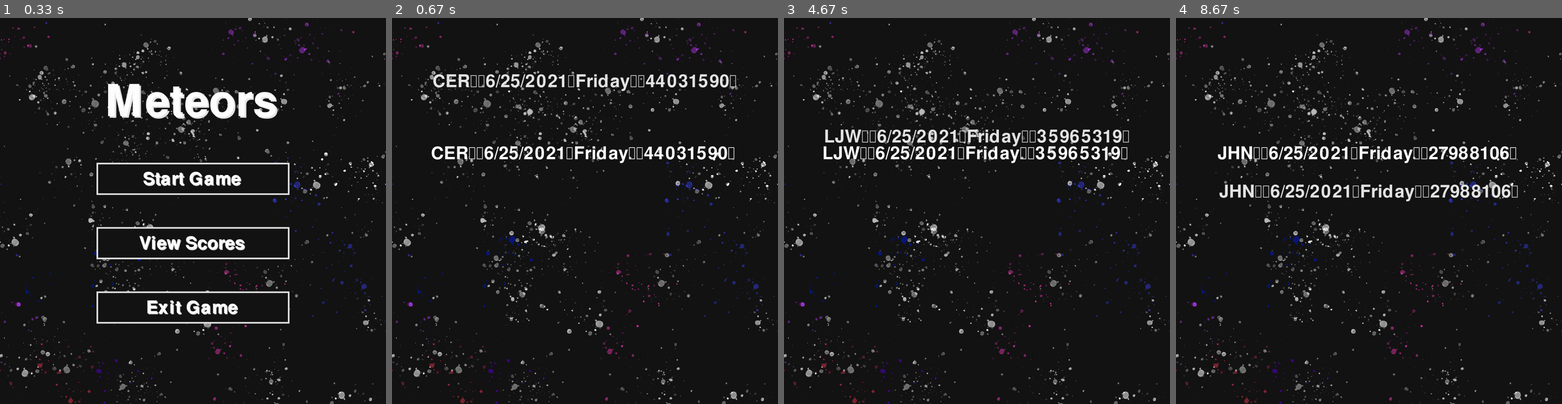
Above: before the commit, frames 1-4 (left to right).
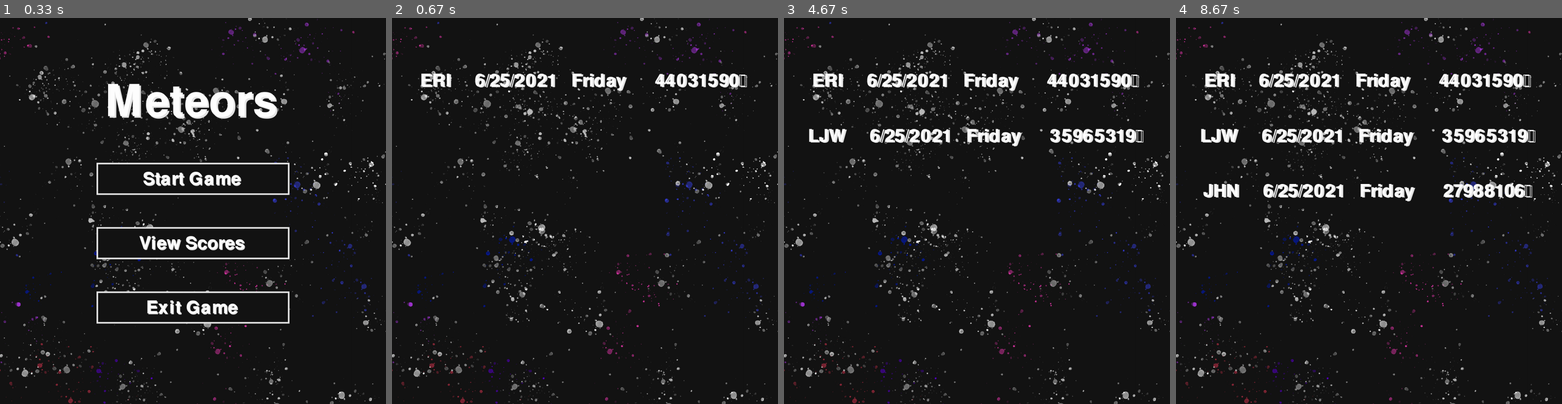
Above: after the commit, the same moments.

Repository: Lucas-117/GameDesign2021
Game: pygame game, started from Meteors.py
The game is run twice, just before and just after one commit, with the same random seed, the same clock (stepped at 60 frames per second) and the same inputs.
Inputs:
- Up to frame 1 (0.33 s): no input
- Up to frame 2 (0.67 s): click "View Scores" at 0.38 s
- Up to frame 3 (4.67 s): no input
- Up to frame 4 (8.67 s): no input

Frame 1 is identical in both runs. In frame 2, 3.2% of the frame differs, in the area x 7-92%, y 14-38%; in frame 3, 5.0%; in frame 4, 6.7%, in the area x 6-94%, y 14-48%.

Commit message:
fixed the scoreboard

Diff:
--- a/Meteor Scoreboard.txt
+++ b/Meteor Scoreboard.txt
@@ -1,5 +1,5 @@
-CER		6/25/2021	Friday		44031590
-LJW		6/25/2021	Friday		35965319
-JHN		6/25/2021	Friday		27988106
-ARA		6/25/2021	Friday		17590768
-TRN     6/25/2021	Friday		7590768
+ERI     6/25/2021   Friday      44031590
+LJW     6/25/2021   Friday      35965319
+JHN     6/25/2021   Friday      27988106
+ARA     6/25/2021   Friday      17590768
+TRN     6/25/2021   Friday      7590768
--- a/Meteors.py
+++ b/Meteors.py
@@ -54,16 +54,15 @@
     text = AccentFont.render(message,1,FADED)
     screen.blit(text, (half_WIDTH - text.get_width()/2, round(HEIGHT/3)))
     text = AccentFont.render(message,1,WHITE)
-    screen.blit(text, (half_WIDTH - text.get_width()/2-5, round(HEIGHT/3)-5))
+    screen.blit(text, (half_WIDTH - text.get_width()/2-5, round(HEIGHT/3)-2))
     pygame.display.update()
     pygame.time.delay(2000)
 
 def dis_scores(message,v):
-    background()
     text = LetterFont.render(message,1,FADED)
     screen.blit(text, (half_WIDTH - text.get_width()/2, round((HEIGHT/7)*(v+1))))
     text = LetterFont.render(message,1,WHITE)
-    screen.blit(text, (half_WIDTH - text.get_width()/2-5, round(HEIGHT/3)-5))
+    screen.blit(text, (half_WIDTH - text.get_width()/2-5, round((HEIGHT/7)*(v+1))-2))
     pygame.display.update()
     pygame.time.delay(4000)
 
@@ -327,6 +326,7 @@
     file="Meteor Scoreboard.txt"
     FileRead=open(file,'r')
     v = 0
+    background()
     for line in FileRead:
         dis_scores(line,v)
         v += 1
